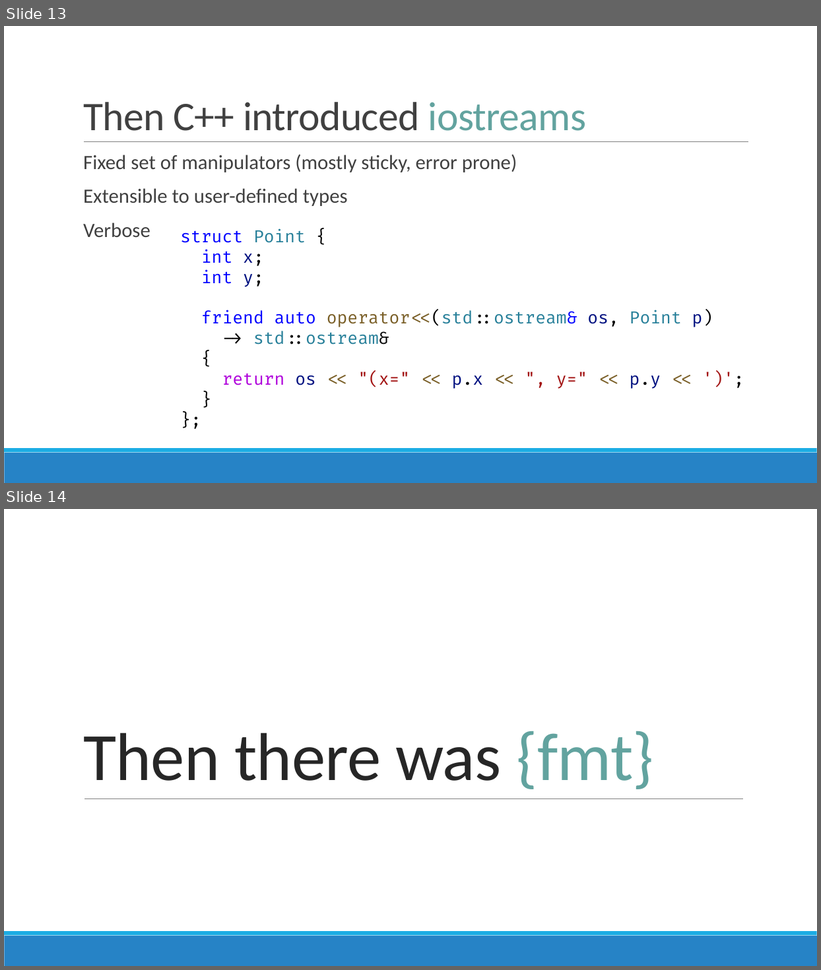
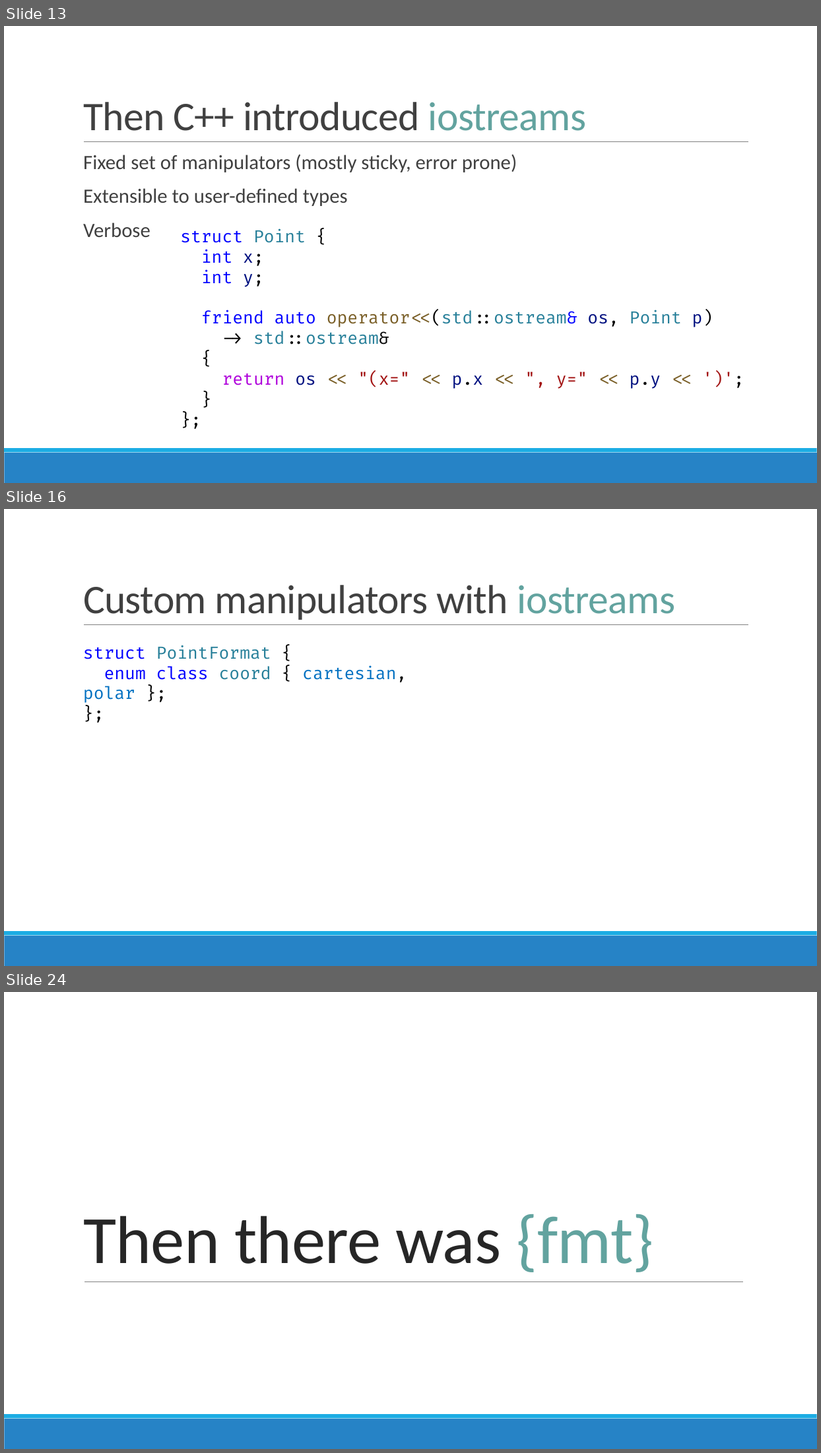
Before and after one commit to brevzin/cpp_proposals, a slide deck: talks/202209_cppcon/The Surprising Complexity of Formatting Ranges.pptx. Shown one above the other, each under a label of ours: slides 13 and 14 before the commit, slides 13, 16 and 24 after it; the slides between them are not shown. The pictures are 821x970 and 821x1453 pixels, drawn with LibreOffice and Linux fonts; fonts in the diff are those of the drawing. Boxes give left, top, right and bottom in pixels: in the first picture for what was removed or moved away, otherwise in the second. Text is boxed around its words. In the diff, an @@ line names an element or a change of style, - is before the commit and + after.

```diff
--- a/talks/202209_cppcon/The Surprising Complexity of Formatting Ranges.pptx
+++ b/talks/202209_cppcon/The Surprising Complexity of Formatting Ranges.pptx
@@ slide 16 added at (x1=4, y1=509, x2=817, y2=966), background #FFFFFF; not listed: 3 template elements that a slide beside it also shows @@
@@ title added at (x1=83, y1=585, x2=676, y2=620), 48 pt, text #404040 @@
+Custom manipulators with iostreams
@@ text added at (x1=83, y1=646, x2=407, y2=703), 20 pt, text #267F99 @@
+struct PointFormat {
+enum class coord { cartesian, polar };
+};
@@ what was slide 14 is now slide 24 @@
```
Also in this commit, not shown: 3 slides changed, 10 other slides added.
